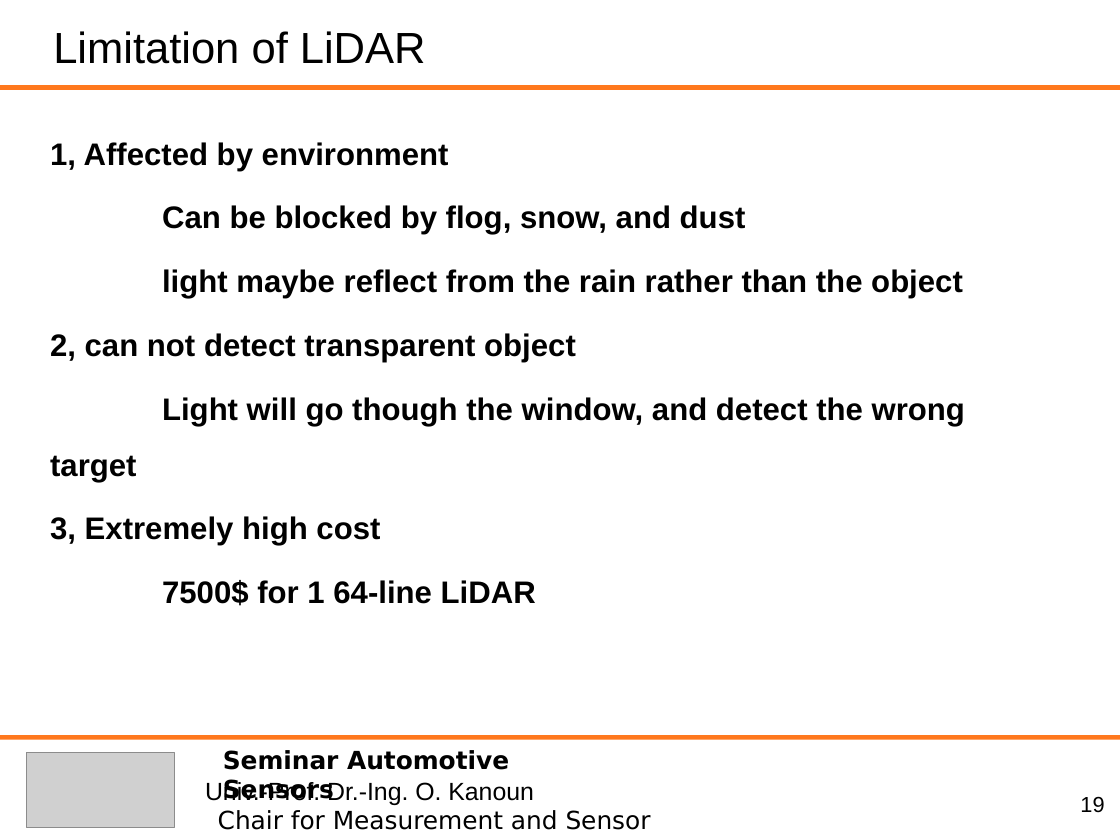
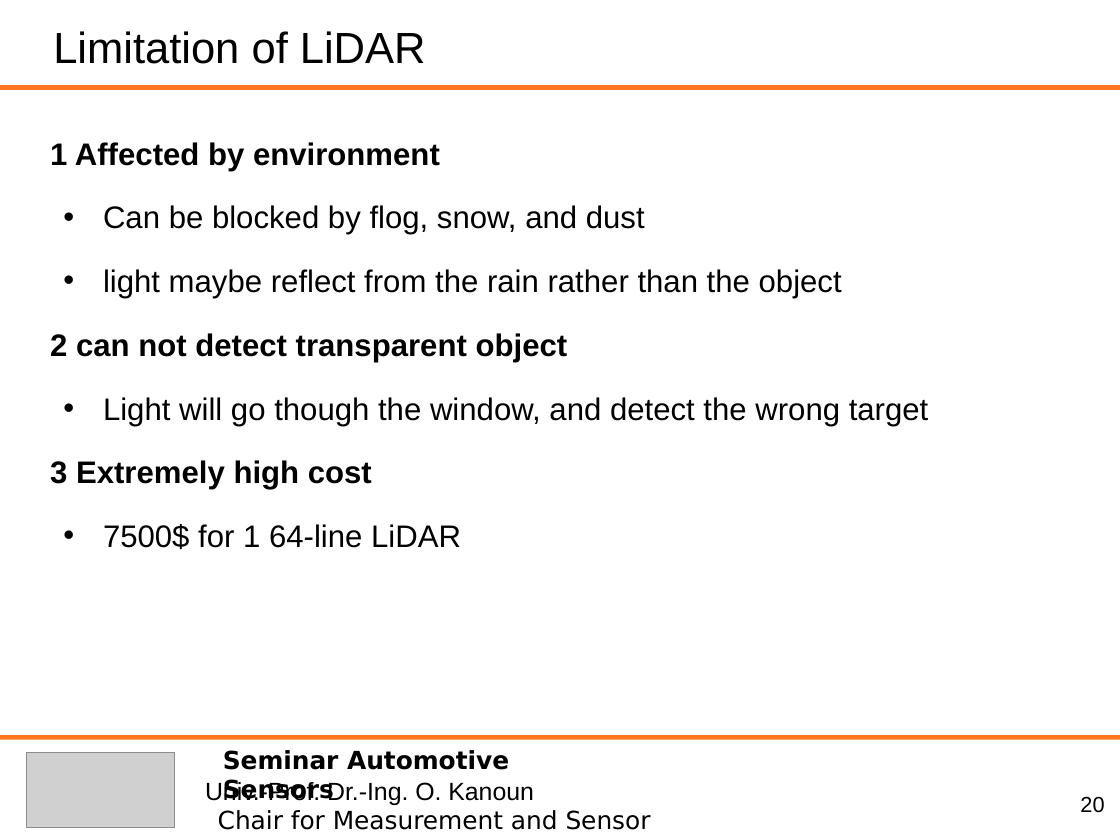
Before and after one commit to heihuhuRay/StudyNote, a slide deck: slide 20 of ASS/AutonoumousDriving_JunchengHu_C2.ppt (slide 19 before the commit). Drawn at 1120x840 pixels with LibreOffice and Linux fonts; fonts in the diff are those of the drawing; grey boxes stand for pictures. Boxes give left, top, right and bottom in pixels: in the first picture for what was removed or moved away, otherwise in the second. Text is boxed around its words. In the diff, an @@ line names an element or a change of style, - is before the commit and + after.

```diff
--- a/ASS/AutonoumousDriving_JunchengHu_C2.ppt
+++ b/ASS/AutonoumousDriving_JunchengHu_C2.ppt
@@ text at <box>50,142,440,171</box>: text changed @@
-1, Affected by environment
+1 Affected by environment
@@ text at <box>103,205,929,550</box>: bold off in "Can be blocked by flog, snow, and ...", "light maybe reflect from the rain rather ...", "Light will go though the window, and ...", "7500$ for 1 64-line LiDAR"; bullet none to • @@
@@ text at <box>50,333,568,362</box>: text changed @@
-2, can not detect transparent object
+2 can not detect transparent object
@@ text at <box>50,460,372,490</box>: text changed @@
-3, Extremely high cost
+3 Extremely high cost
@@ page number at <box>1080,796,1104,813</box>: text changed @@
-19
+20
```
Also in this commit, not shown: 14 other slides changed, 3 slides added, 3 other files.
